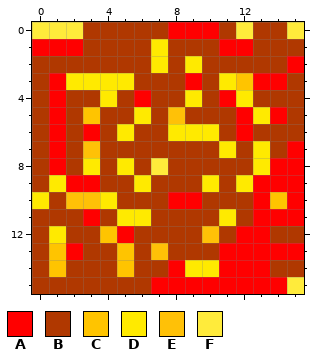
Pixel-art sprite: res/Background/Sun.png. Above is the file before it was changed.
The file is 16x16 pixels.
Palette (. is transparent): A #ff0000  B #b03800  C #ffc400  D #ffea00  E #ffc107  F #ffeb3b
Once edited:
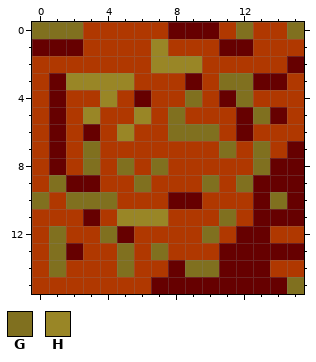
Colours new in this view: G #80701f  H #998626
Diff:
colour A: #ff0000 -> #660000
Changed rows in their new state; - is a pixel that keeps its letter.
first column x 0:
 0 GGG---------G--G
 1 -------H--------
 2 -------HHH------
 3 --HHHH-----GG---
 4 ----H----G--G---
 5 ---H--H-G----G--
 6 -----H--GGG-----
 7 ---G-------G-G--
 8 ---G-G-G-----G--
 9 -G----G---G-G---
10 G-GGG---------G-
11 -----HHH---G----
12 -G--G-----G-----
13 -G---G-G--------
14 -G---G---GG-----
15 ---------------G
Changed places in both pictures, as pixel boxes (x1, y1, x2, y2):
changed: (32, 22, 304, 294)
